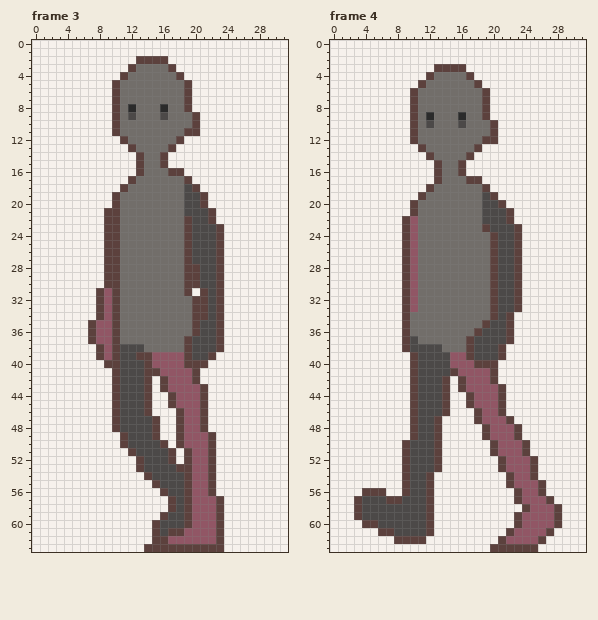
File history of a pixel-art file, assets/art/characters/asprite/character-walkcycle.aseprite. This is how it looked before the edit.
32x64 pixels, 8 frames. Shown: frame 3, frame 4. The commit also changed other frames, which this record leaves out.
Now the later version:
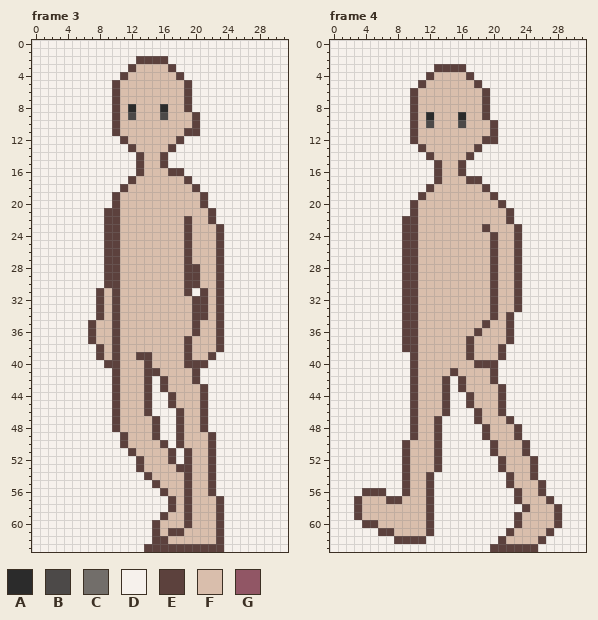
Palette (. is transparent): A #2b2b2b  B #4c4948  C #726e6a  D #f6f1ec  E #5c413d  F #d9beac  G #915665
The commit says: updated the walk cycle
The exact change:
layer "skin-base" now shown
Frame 3, layer "skin-base":
y 3: x 13..16 CCCC -> FFFF
y 4: x 12..17 CCCCCC -> FFFFFF
y 5..7: x 11..18 CCCCCCCC -> FFFFFFFF
y 8: x 11 C -> F; x 13..15 CCC -> FFF; x 17..18 CC -> FF
y 9: x 11 C -> F; x 13..15 CCC -> FFF; x 17..19 CCC -> FFF
y 10: x 11..19 CCCCCCCCC -> FFFFFFFFF
y 11: x 11..18 CCCCCCCC -> FFFFFFFF
y 12: x 12..17 CCCCCC -> FFFFFF
y 13: x 13..16 CCCC -> FFFF
y 14..15: x 14..15 CC -> FF
y 16: x 14..16 CCC -> FFF
y 17: x 13..18 CCCCCC -> FFFFFF
y 18: x 12..19 CCCCCCCB -> FFFFFFFF
y 19..20: x 11..20 CCCCCCCCBB -> FFFFFFFFFF
y 21: x 11..21 CCCCCCCCBBB -> FFFFFFFFFFF
y 22: x 11..18 CCCCCCCC -> FFFFFFFF; x 20..21 BB -> FF
y 23..27: x 11..18 CCCCCCCC -> FFFFFFFF; x 20..22 BBB -> FFF
y 28..30: x 11..18 CCCCCCCC -> FFFFFFFF; x 21..22 BB -> FF
y 31: x 9 G -> F; x 11..18 CCCCCCCC -> FFFFFFFF; x 22 B -> F
y 32..34: x 9 G -> F; x 11..19 CCCCCCCCC -> FFFFFFFFF; x 22 B -> F
y 35..36: x 8..9 GG -> FF; x 11..19 CCCCCCCCC -> FFFFFFFFF; x 21..22 BB -> FF
y 37: x 8..9 GG -> FF; x 11..18 CCCCCCCC -> FFFFFFFF; x 20..22 BBB -> FFF
y 38: x 9 G -> F; x 11..18 BBBCCCCC -> FFFFFFFF; x 20..22 BBB -> FFF
y 39: x 9 G -> F; x 11..12 BB -> FF; x 15..18 GGGG -> FFFF; x 20..21 BB -> FF
y 40: x 11..13 BBB -> FFF; x 15..18 GGGG -> FFFF
y 41: x 11..13 BBB -> FFF; x 16..19 GGGG -> FFFF
y 42: x 11..13 BBB -> FFF; x 17..19 GGG -> FFF
y 43: x 11..13 BBB -> FFF; x 17..20 GGGG -> FFFF
y 44..45: x 11..13 BBB -> FFF; x 18..20 GGG -> FFF
y 46: x 11..13 BBB -> FFF; x 19..20 GG -> FF
y 47..48: x 11..14 BBBB -> FFFF; x 19..20 GG -> FF
y 49: x 12..14 BBB -> FFF; x 19..21 GGG -> FFF
y 50: x 12..15 BBBB -> FFFF; x 19..21 GGG -> FFF
y 51: x 13..16 BBBB -> FFFF; x 20..21 GG -> FF
y 52: x 14..16 BBB -> FFF; x 20..21 GG -> FF
y 53: x 14..17 BBBB -> FFFF; x 20..21 GG -> FF
y 54: x 15..18 BBBB -> FFFF; x 20..21 GG -> FF
y 55: x 16..18 BBB -> FFF; x 20..21 GG -> FF
y 56: x 17..18 BB -> FF; x 20..21 GG -> FF
y 57..58: x 18 B -> F; x 20..22 GGG -> FFF
y 59: x 17..18 BB -> FF; x 20..22 GGG -> FFF
y 60: x 16..18 BBB -> FFF; x 20..22 GGG -> FFF
y 61: x 16 B -> F; x 19..22 GGGG -> FFFF
y 62: x 17..22 GGGGGG -> FFFFFF
Frame 4, layers "skin-outline", "skin-base":
y 4: x 13..16 CCCC -> FFFF
y 5: x 12..17 CCCCCC -> FFFFFF
y 6..8: x 11..18 CCCCCCCC -> FFFFFFFF
y 9: x 11 C -> F; x 13..15 CCC -> FFF; x 17..18 CC -> FF
y 10: x 11 C -> F; x 13..15 CCC -> FFF; x 17..19 CCC -> FFF
y 11: x 11..19 CCCCCCCCC -> FFFFFFFFF
y 12: x 11..18 CCCCCCCC -> FFFFFFFF
y 13: x 12..17 CCCCCC -> FFFFFF
y 14: x 13..16 CCCC -> FFFF
y 15..16: x 14..15 CC -> FF
y 17: x 14..16 CCC -> FFF
y 18: x 13..18 CCCCCC -> FFFFFF
y 19: x 12..19 CCCCCCCB -> FFFFFFFF
y 20: x 11..20 CCCCCCCCBB -> FFFFFFFFFF
y 21: x 11..21 CCCCCCCCBBB -> FFFFFFFFFFF
y 22: x 10..21 GCCCCCCCCBBB -> EFFFFFFFFFFF
y 23: x 10..18 GCCCCCCCC -> EFFFFFFFF; x 20..22 BBB -> FFF
y 24..33: x 10..19 GCCCCCCCCC -> EFFFFFFFFF; x 21..22 BB -> FF
y 34: x 10..19 CCCCCCCCCC -> EFFFFFFFFF; x 21 B -> F
y 35: x 10..18 CCCCCCCCC -> EFFFFFFFF; x 20..21 BB -> FF
y 36: x 10..17 CCCCCCCC -> EFFFFFFF; x 19..21 BBB -> FFF
y 37: x 10..16 BCCCCCC -> EFFFFFF; x 18..21 BBBB -> FFFF
y 38: x 10..16 BBBBCCC -> EFFFFFF; x 18..20 BBB -> FFF
y 39: x 11..16 BBBBGG -> FFFFFF; x 18..20 BBB -> FFF
y 40: x 11..17 BBBBGGG -> FFFFFFF
y 41: x 11..14 BBBB -> FFFF; x 16..19 GGGG -> FFFF
y 42: x 11..13 BBB -> FFF; x 17..19 GGG -> FFF
y 43: x 11..13 BBB -> FFF; x 17..20 GGGG -> FFFF
y 44..45: x 11..13 BBB -> FFF; x 18..20 GGG -> FFF
y 46: x 11..13 BBB -> FFF; x 19..20 GG -> FF
y 47: x 11..12 BB -> FF; x 19..21 GGG -> FFF
y 48..49: x 11..12 BB -> FF; x 20..22 GGG -> FFF
y 50..51: x 10..12 BBB -> FFF; x 21..23 GGG -> FFF
y 52..53: x 10..12 BBB -> FFF; x 22..24 GGG -> FFF
y 54: x 10..11 BB -> FF; x 23..24 GG -> FF
y 55: x 10..11 BB -> FF; x 23..25 GGG -> FFF
y 56: x 10..11 BB -> FF; x 24..25 GG -> FF
y 57: x 4..6 BBB -> FFF; x 9..11 BBB -> FFF; x 24..26 GGG -> FFF
y 58: x 4..11 BBBBBBBB -> FFFFFFFF; x 25..27 GGG -> FFF
y 59: x 4..11 BBBBBBBB -> FFFFFFFF; x 24..27 GGGG -> FFFF
y 60: x 6..11 BBBBBB -> FFFFFF; x 24..27 GGGG -> FFFF
y 61: x 8..11 BBBB -> FFFF; x 23..26 GGGG -> FFFF
y 62: x 22..25 GGGG -> FFFF
Changed places in both pictures, as pixel boxes (x1, y1, x2, y2):
changed: (96, 64, 216, 544)
changed: (362, 72, 554, 544)
